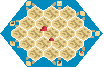
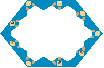
Layers edited between the first and the second w=104, h=68 image:
removed layer "Layer copy" over [40, 26, 47, 31]
painted on "bottom" over [12, 5, 91, 62]
